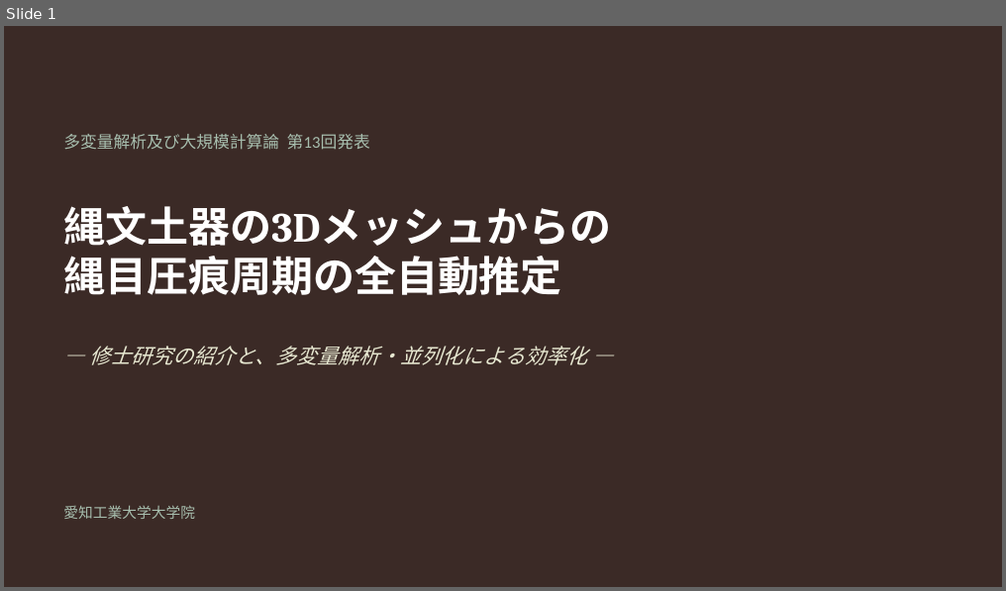
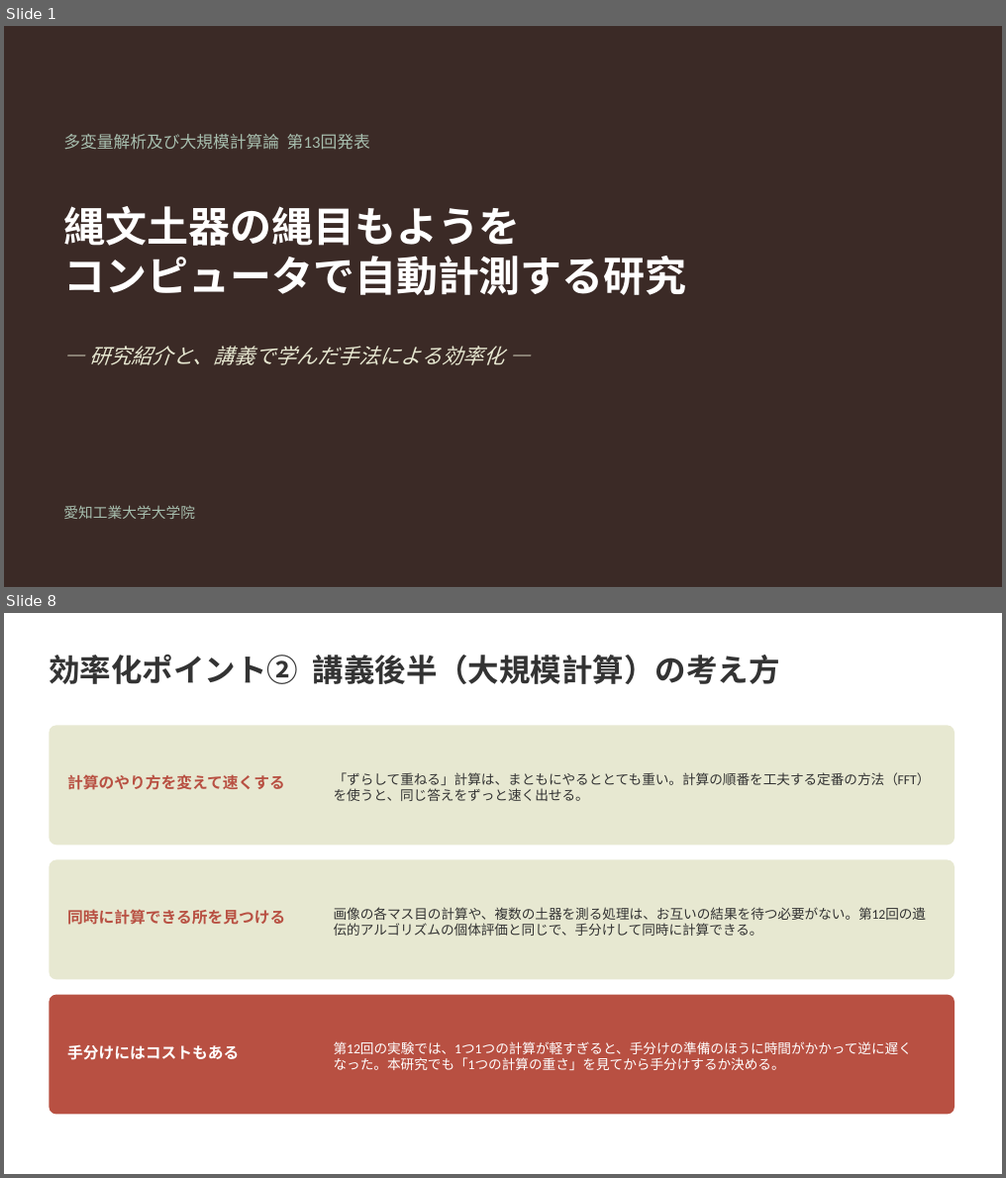
Before and after one commit to Ryusan09/MultivariatAanalysis, a slide deck: 13/第13回発表_修士研究と大規模計算.pptx. Shown one above the other, each under a label of ours: slide 1 before the commit, slides 1 and 8 after it; the slides between them are not shown. The pictures are 1006x591 and 1006x1178 pixels, drawn with LibreOffice and Linux fonts; fonts in the diff are those of the drawing. Boxes give left, top, right and bottom in pixels: in the first picture for what was removed or moved away, otherwise in the second. Text is boxed around its words. In the diff, an @@ line names an element or a change of style, - is before the commit and + after.

```diff
--- a/13/第13回発表_修士研究と大規模計算.pptx
+++ b/13/第13回発表_修士研究と大規模計算.pptx
@@ slide 8 added at <box>4,613,1002,1174</box>, background #FFFFFF @@
@@ text added at <box>49,655,780,684</box>, 30 pt, text #333333, bold @@
+効率化ポイント② 講義後半（大規模計算）の考え方
@@ rounded rectangle added at <box>49,725,954,845</box>, fill #E7E8D1 @@
@@ text added at <box>67,774,285,790</box>, 15 pt, text #B85042, bold @@
+計算のやり方を変えて速くする
@@ text added at <box>334,772,931,801</box>, 13 pt, text #333333 @@
+「ずらして重ねる」計算は、まともにやるととても重い。計算の順番を工夫する定番の方法（FFT）を使うと、同じ答えをずっと速く出せる。
@@ rounded rectangle added at <box>49,861,954,980</box>, fill #E7E8D1 @@
@@ text added at <box>67,909,285,925</box>, 15 pt, text #B85042, bold @@
+同時に計算できる所を見つける
@@ text added at <box>334,907,927,936</box>, 13 pt, text #333333 @@
+画像の各マス目の計算や、複数の土器を測る処理は、お互いの結果を待つ必要がない。第12回の遺伝的アルゴリズムの個体評価と同じで、手分けして同時に計算できる。
@@ rounded rectangle added at <box>49,995,954,1115</box>, fill #B85042 @@
@@ text added at <box>67,1045,239,1060</box>, 15 pt, text #FFFFFF, bold @@
+手分けにはコストもある
@@ text added at <box>334,1042,912,1070</box>, 13 pt, text #FFFFFF @@
+第12回の実験では、1つ1つの計算が軽すぎると、手分けの準備のほうに時間がかかって逆に遅くなった。本研究でも「1つの計算の重さ」を見てから手分けするか決める。
@@ slide 1 changed as well @@
@@ text at <box>63,206,686,295</box>: text changed @@
-縄文土器の3Dメッシュからの
-縄目圧痕周期の全自動推定
+縄文土器の縄目もようを
+コンピュータで自動計測する研究
@@ text at <box>89,346,504,366</box>: text changed @@
-— 修士研究の紹介と、多変量解析・並列化による効率化 —
+— 研究紹介と、講義で学んだ手法による効率化 —
```
Also in this commit, not shown: 7 other slides changed, 1 other slide added, 2 slides removed, 1 other file.
